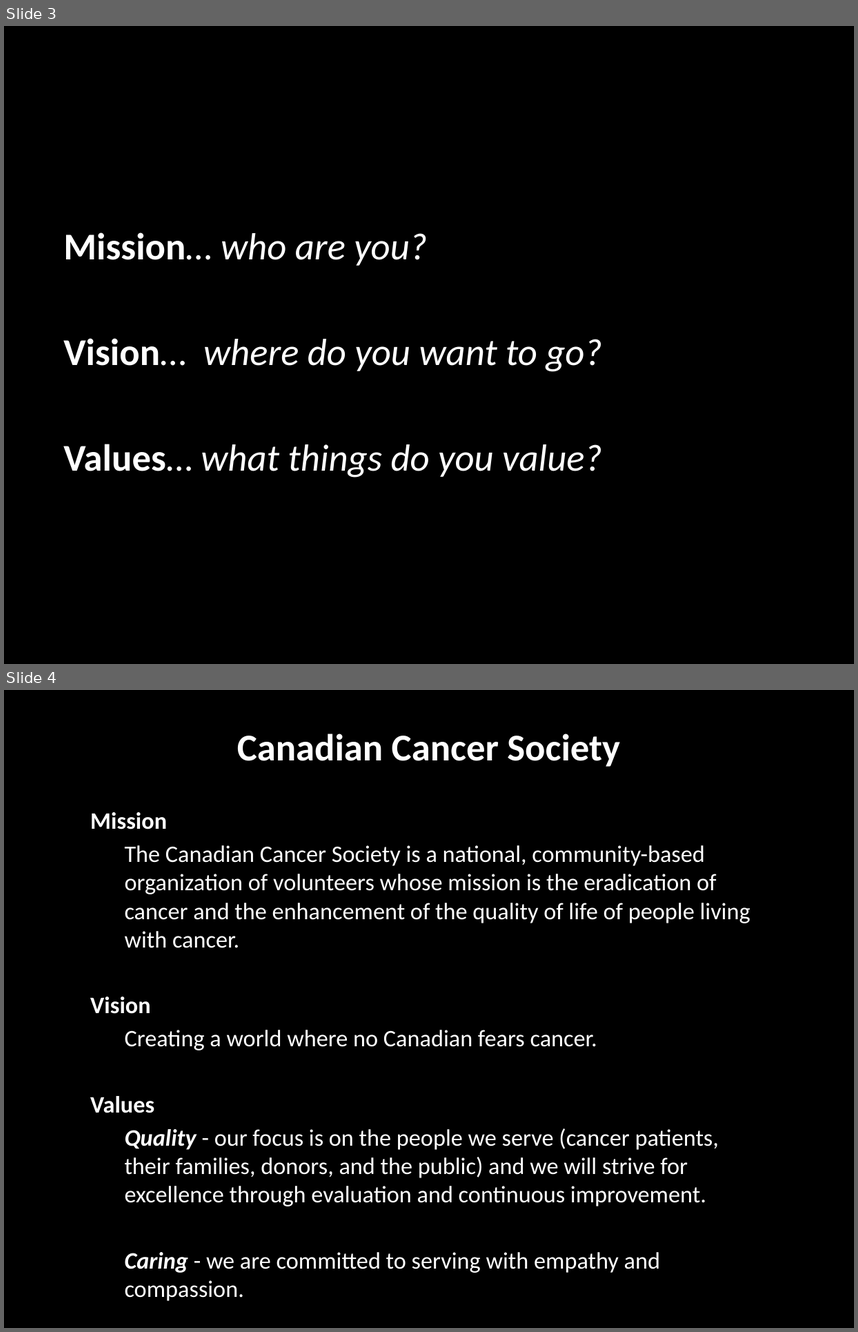
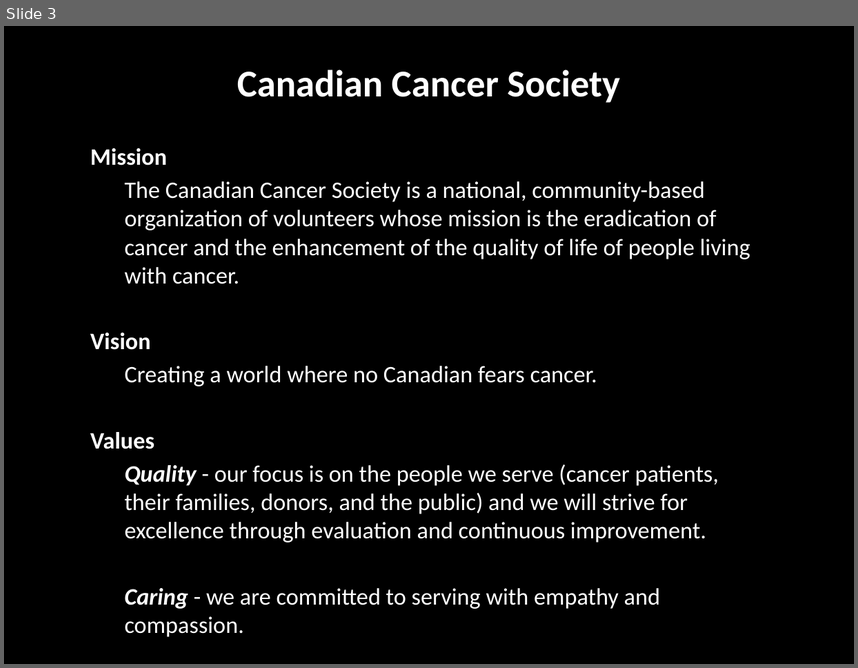
Before and after one commit to JonKruger/the-business-of-you, a slide deck: The Business of You.pptx. Shown one above the other, each under a label of ours: slides 3 and 4 before the commit, slide 3 after it. The pictures are 858x1332 and 858x668 pixels, drawn with LibreOffice and Linux fonts; fonts in the diff are those of the drawing. Boxes give left, top, right and bottom in pixels: in the first picture for what was removed or moved away, otherwise in the second. Text is boxed around its words. In the diff, an @@ line names an element or a change of style, - is before the commit and + after.

Commit message:
updates

```diff
--- a/The Business of You.pptx
+++ b/The Business of You.pptx
@@ slide 3 removed at [4,26,854,664], background #000000 @@
@@ text removed at [63,232,602,477] @@
-Mission… who are you?
-Vision… where do you want to go?
-Values… what things do you value?
@@ what was slide 4 is now slide 3 @@
```
